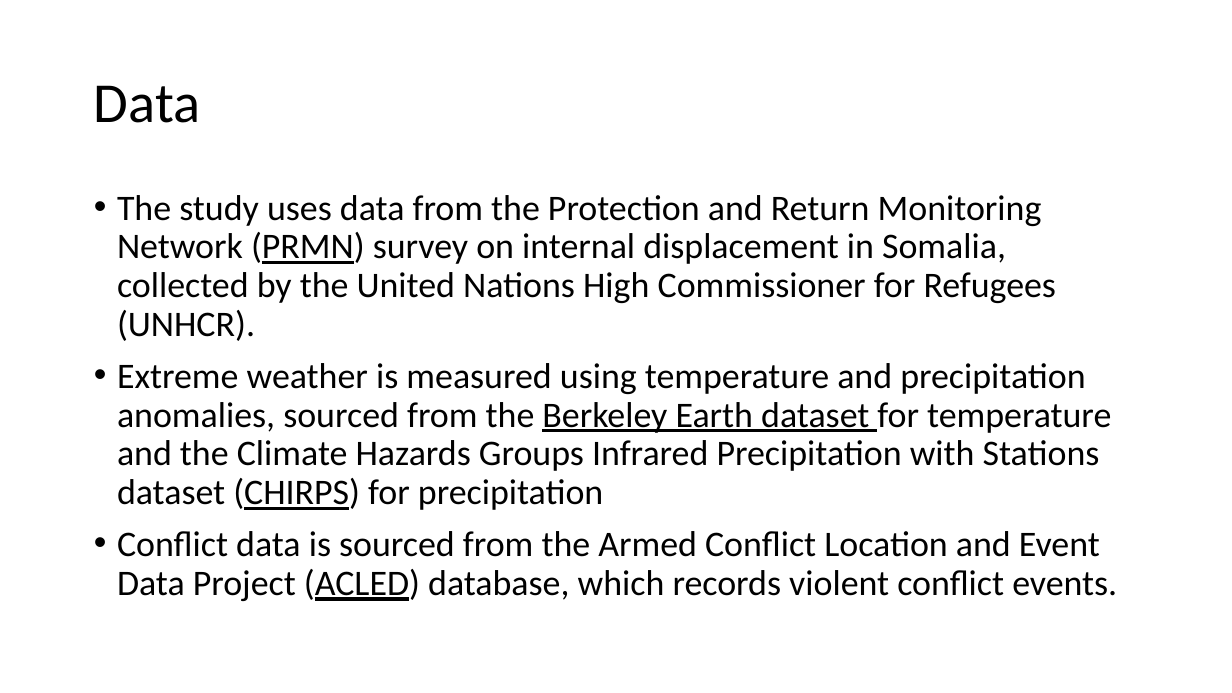
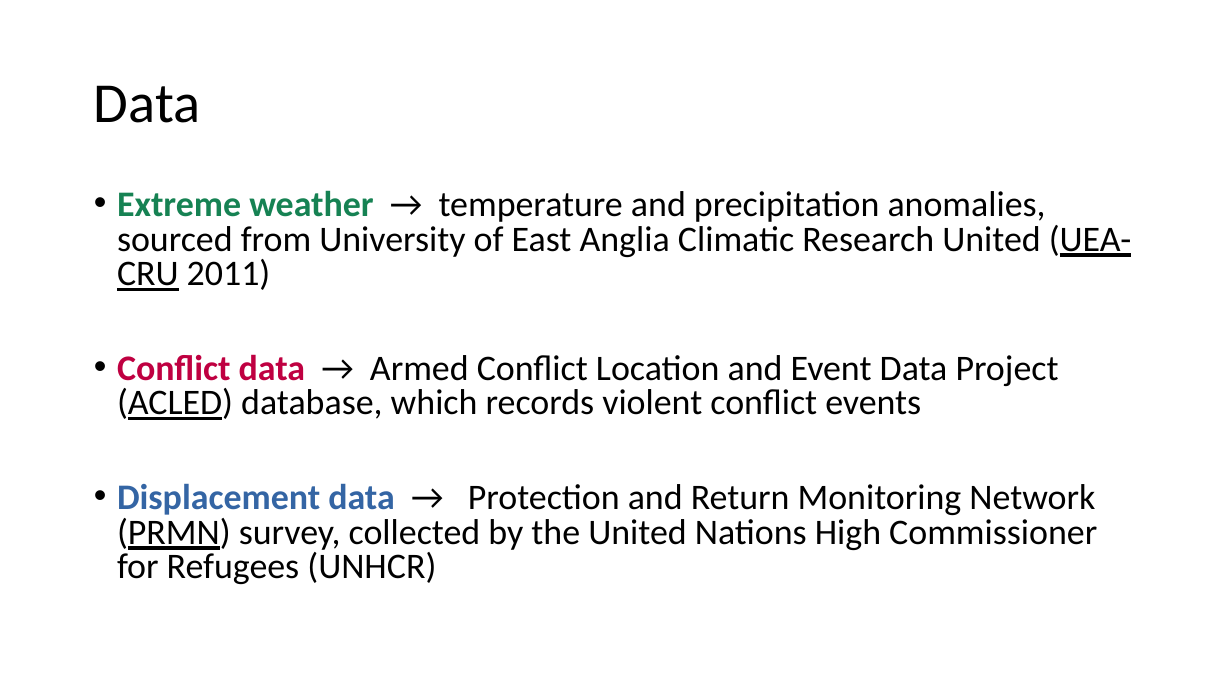
Before and after one commit to saraghivarello/Climate-and-conflict, a slide deck: slide 3 of Weather, conflicts and IDPs in Somalia (copia).odp. Drawn at 1232x693 pixels with LibreOffice and Linux fonts; fonts in the diff are those of the drawing. Boxes give left, top, right and bottom in pixels: in the first picture for what was removed or moved away, otherwise in the second. Text is boxed around its words. In the diff, an @@ line names an element or a change of style, - is before the commit and + after.

```diff
--- a/Weather, conflicts and IDPs in Somalia (copia).odp
+++ b/Weather, conflicts and IDPs in Somalia (copia).odp
@@ text at (x1=117, y1=190, x2=1131, y2=584): text changed @@
-• The study uses data from the Protection and Return Monitoring Network (PRMN) survey on internal displacement in Somalia, collected by the United Nations High Commissioner for Refugees (UNHCR).
-• Extreme weather is measured using temperature and precipitation anomalies, sourced from the Berkeley Earth dataset for temperature and the Climate Hazards Groups Infrared Precipitation with Stations dataset (CHIRPS) for precipitation
-• Conflict data is sourced from the Armed Conflict Location and Event Data Project (ACLED) database, which records violent conflict events.
+• Extreme weather → temperature and precipitation anomalies, sourced from University of East Anglia Climatic Research United (UEA-CRU 2011)
+• Conflict data → Armed Conflict Location and Event Data Project (ACLED) database, which records violent conflict events
+• Displacement data → Protection and Return Monitoring Network (PRMN) survey, collected by the United Nations High Commissioner for Refugees (UNHCR)
```
Also in this commit, not shown: 10 slides added, 6 slides removed, 15 other files.
